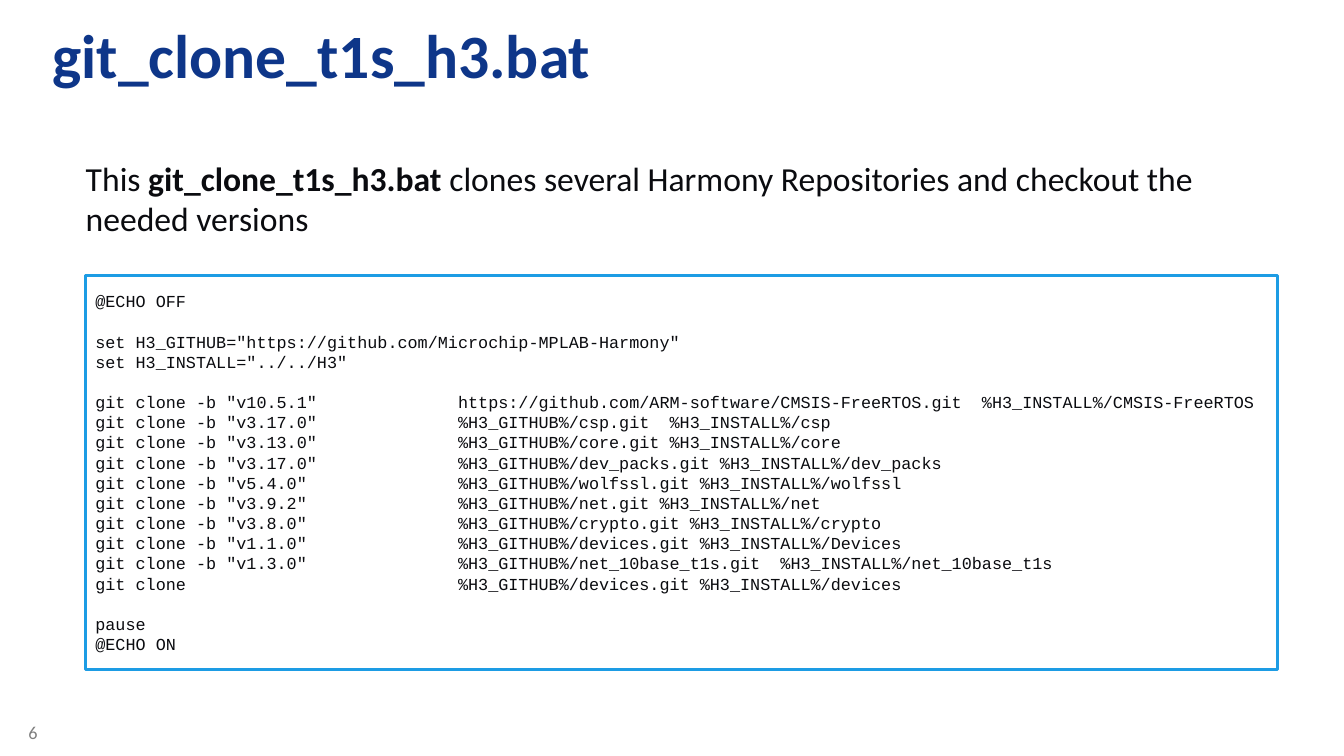
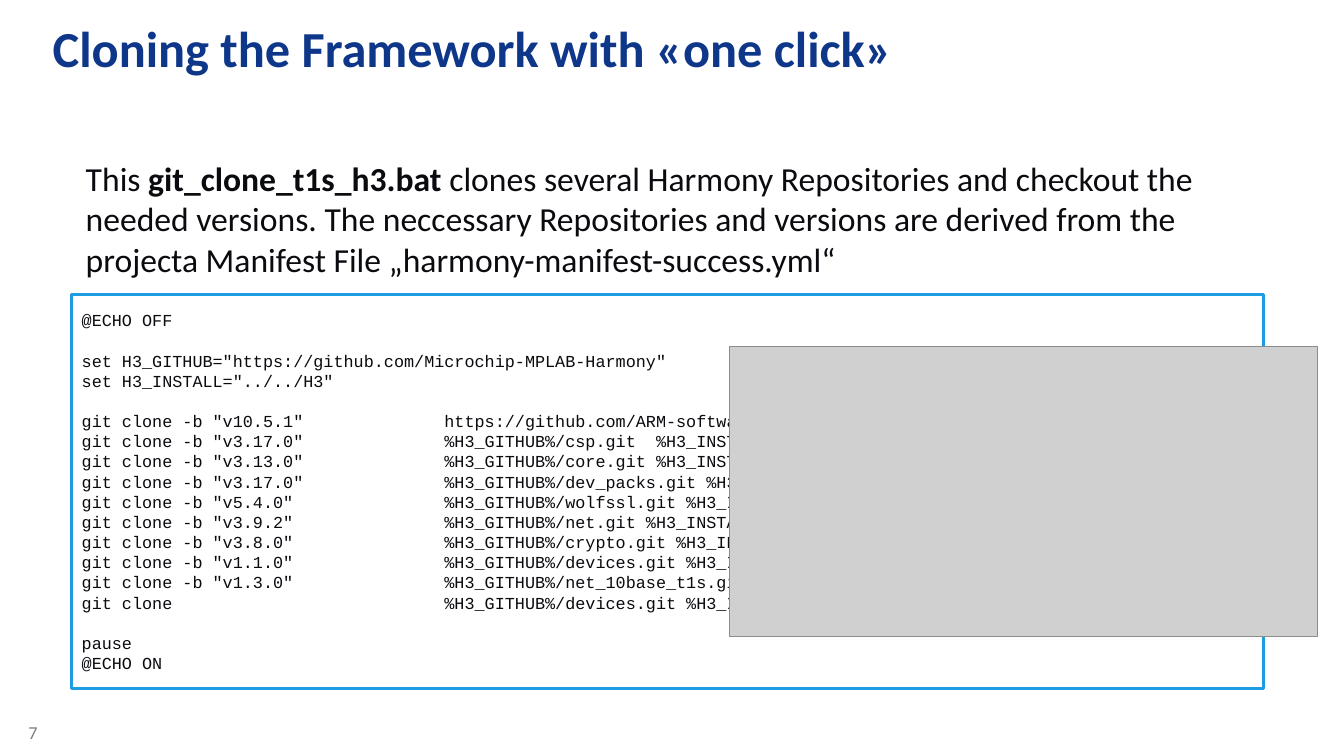
Before and after one commit to zabooh/T1S_Autoconf, a slide deck: slide 7 of T1S Autoconfig - Tooling.pptx (slide 6 before the commit). Drawn at 1344x756 pixels with LibreOffice and Linux fonts; fonts in the diff are those of the drawing; grey boxes stand for pictures; background and template pictures are left out. Boxes give left, top, right and bottom in pixels: in the first picture for what was removed or moved away, otherwise in the second. Text is boxed around its words. In the diff, an @@ line names an element or a change of style, - is before the commit and + after.

Commit message:
doc changed

```diff
--- a/T1S Autoconfig - Tooling.pptx
+++ b/T1S Autoconfig - Tooling.pptx
@@ title at (x1=53, y1=31, x2=892, y2=76): text changed; size 44 to 36 pt @@
-git_clone_t1s_h3.bat
+Cloning the Framework with «one click»
@@ text at (x1=86, y1=167, x2=1193, y2=278): text changed @@
-This git_clone_t1s_h3.bat clones several Harmony Repositories and checkout the needed versions
+This git_clone_t1s_h3.bat clones several Harmony Repositories and checkout the needed versions. The neccessary Repositories and versions are derived from the projecta Manifest File „harmony-manifest-success.yml“
@@ rectangle "@ECHO OFF" moved from (x1=86, y1=275, x2=1277, y2=669) to (x1=72, y1=294, x2=1263, y2=689) @@
@@ picture added at (x1=729, y1=347, x2=1317, y2=637) @@
@@ page number at (x1=28, y1=727, x2=37, y2=739): text changed @@
-6
+7
```
Also in this commit, not shown: 3 other slides changed, 2 slides added.
